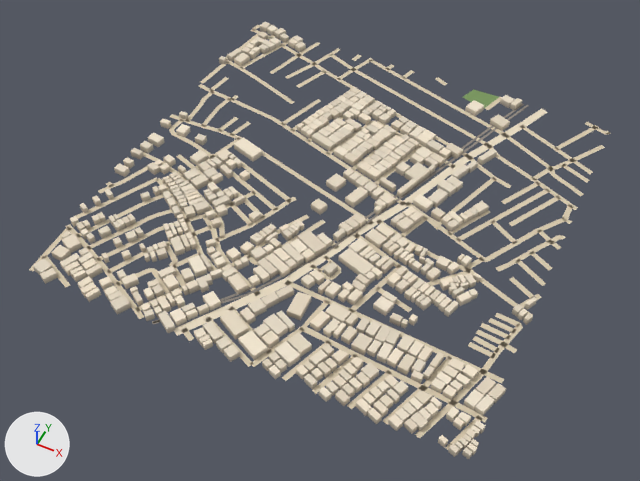
A saved change to the glTF model public/assets/bengaluru-region-v1/tiles/t5_7-l0.glb.
The view is the same before and after, from a camera (50 mm lens) standing at (3052.0, 3094.0, 728.0) and looking at (2748.0, 3702.0, -31.0). Lighting does not change. The marker at lower left points along +X, +Y and +Z. The picture after the commit comes second.

The scene before the commit, as lines of its bpy script (objects in view):
```python
me_building = bpy.data.meshes.new('building')
me_building.from_pydata(...)  # 4454 vertices, 5575 faces; spans x -3.0..506.0, y -7.0..503.0, z 0.0..8.0
me_building.materials.append(mat_building)
me_ground = bpy.data.meshes.new('ground')
me_ground.from_pydata(...)  # 1283 vertices, 1011 faces; spans x -3.0..503.0, y -3.0..503.0, z 1.0
me_ground.materials.append(mat_ground)
ob_building = bpy.data.objects.new('building', me_building)
ob_building.location = (2500.0, 3500.0, 0.0)
ob_ground = bpy.data.objects.new('ground', me_ground)
ob_ground.location = (2500.0, 3500.0, 0.0)
```
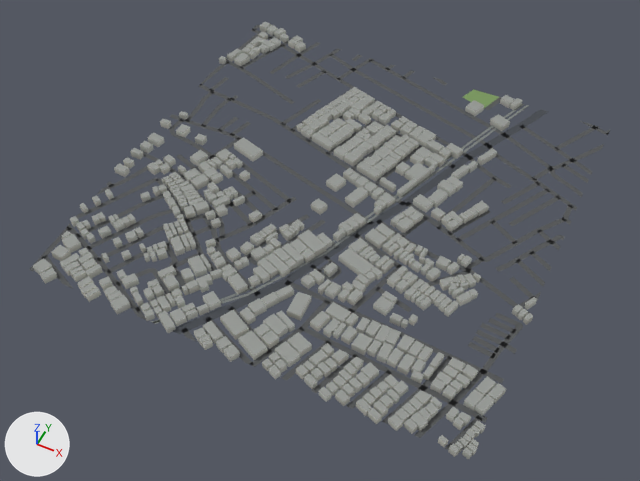
Changed parts and their boxes (x1, y1, x2, y2) in the pictures (640 x 481 px; the box of a moved part takes in the faces that stretch with it):
```json
{"object": "ground", "change": "reshaped", "before": [29, 25, 611, 450], "after": [29, 25, 610, 450]}
{"part": 1, "of": "me_building", "change": "recoloured", "before": [33, 22, 537, 458], "after": [33, 22, 537, 458], "on screen": "darker"}
{"part": 2, "of": "me_ground", "change": "moved or reshaped", "before": [45, 25, 611, 450], "after": [41, 25, 610, 450]}
{"part": 3, "of": "me_ground", "change": "recoloured", "before": [29, 29, 608, 438], "after": [29, 29, 608, 438]}
```

The change, as JSON lines over the scene's bpy script:
```json
{"block": "me_building", "where": "# used by ob_building; location = (2500.0, 3500.0, 0.0)"}
{"op": "remove", "block": "me_building", "code": "me_building.from_pydata(...)  # 4454 vertices, 5575 faces; spans x -3.0..506.0, y -7.0..503.0, z 0.0..8.0"}
{"op": "add", "block": "me_building", "code": "me_building.from_pydata(...)  # 4454 vertices, 6696 faces; spans x -3.0..506.0, y -7.0..503.0, z 0.0..8.0"}
{"block": "me_building", "change": "me_building part 1: 5575 kept faces spanning x -3.0..506.0, y -7.0..503.0, z 0.0..8.0 get new vertex colours"}
{"block": "me_ground", "where": "# used by ob_ground; location = (2500.0, 3500.0, 0.0)"}
{"op": "remove", "block": "me_ground", "code": "me_ground.from_pydata(...)  # 1283 vertices, 1011 faces; spans x -3.0..503.0, y -3.0..503.0, z 1.0"}
{"op": "add", "block": "me_ground", "code": "me_ground.from_pydata(...)  # 1317 vertices, 1043 faces; spans x 0.0..500.0, y 0.0..500.0, z 1.0"}
{"block": "me_ground", "change": "me_ground part 2"}
{"block": "me_ground", "change": "78 vertices are removed from x -3.0..503.0, y -3.0..502.0, z 1.0"}
{"block": "me_ground", "change": "95 faces are deleted"}
{"block": "me_ground", "change": "5 vertices in x 0.0..491.0, y 163.0..381.0, z 1.0 move by (0.0, -2.0, 0.0)"}
{"block": "me_ground", "change": "5 vertices in x 132.0..240.0, y 499.0, z 1.0 move by (-6.0, 1.0, 0.0)"}
{"block": "me_ground", "change": "4 vertices in x 160.0..481.0, y 1.0..501.0, z 1.0 move by (-1.0, -1.0, 0.0)"}
{"block": "me_ground", "change": "4 vertices in x 162.0..486.0, y -1.0..499.0, z 1.0 move by (1.0, 1.0, 0.0)"}
{"block": "me_ground", "change": "4 vertices in x 308.0..316.0, y 274.0..277.0, z 1.0 move by (-2.0, -6.0, 0.0)"}
{"block": "me_ground", "change": "4 vertices in x 499.0, y 128.0..411.0, z 1.0 move by (1.0, 6.0, 0.0)"}
{"block": "me_ground", "change": "70 vertices move from x -3.0..503.0, y -3.0..503.0, z 1.0 to x 0.0..500.0, y 0.0..500.0, z 1.0"}
{"block": "me_ground", "change": "97 vertices are added at x 0.0..500.0, y 0.0..500.0, z 1.0"}
{"block": "me_ground", "change": "5 new vertices lie (0.0, -7.0, 0.0) away from vertices in x 499.0..500.0, y 128.0..495.0, z 1.0"}
{"block": "me_ground", "change": "5 new vertices lie (6.0, 0.0, 0.0) away from vertices in x 2.0..476.0, y 0.0..500.0, z 1.0"}
{"block": "me_ground", "change": "5 new vertices lie (0.0, 7.0, 0.0) away from vertices in x 0.0..500.0, y 222.0..410.0, z 1.0"}
{"block": "me_ground", "change": "127 new faces join them"}
{"block": "me_ground", "change": "me_ground part 3: 914 kept faces spanning x 0.0..500.0, y 0.0..500.0, z 1.0 get new vertex colours; the middle colour goes from beige #d7c9ae to dark grey #535556"}
{"block": "me_ground", "change": "other edits to the shape of me_ground do not show in these pictures"}
```
